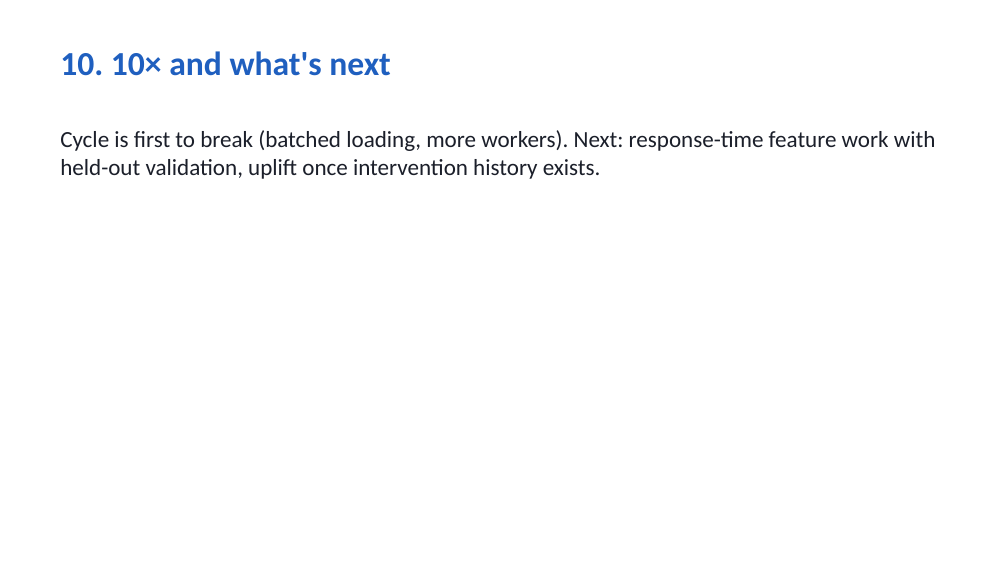
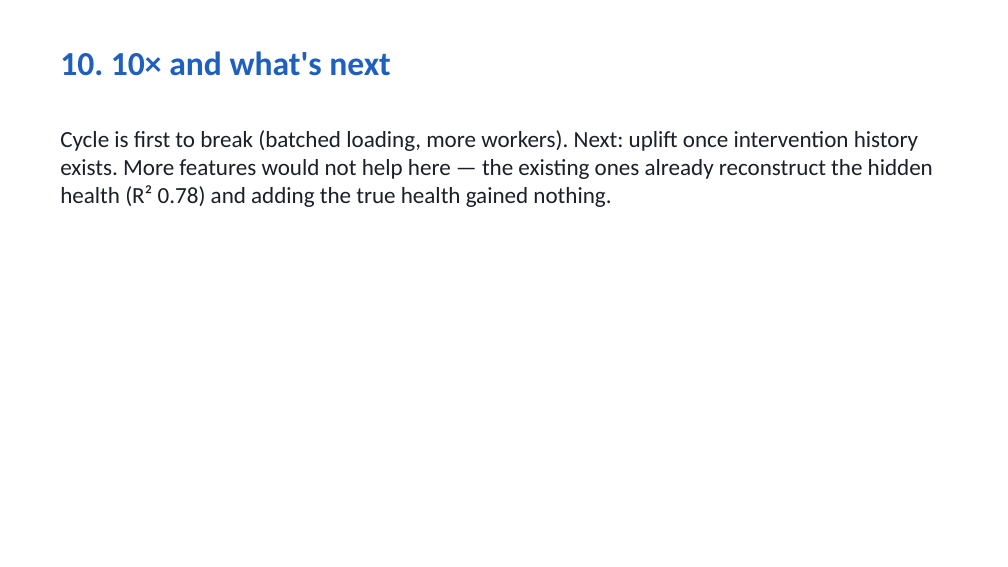
Before and after one commit to akhilpdas/fello-pulse, a slide deck: slide 11 of docs/Pulse_deck.pptx. Drawn at 1008x567 pixels with LibreOffice and Linux fonts; fonts in the diff are those of the drawing. Boxes give left, top, right and bottom in pixels: in the first picture for what was removed or moved away, otherwise in the second. Text is boxed around its words. In the diff, an @@ line names an element or a change of style, - is before the commit and + after.

```diff
--- a/docs/Pulse_deck.pptx
+++ b/docs/Pulse_deck.pptx
@@ text at <box>60,130,933,207</box>: text changed @@
-Cycle is first to break (batched loading, more workers). Next: response-time feature work with held-out validation, uplift once intervention history exists.
+Cycle is first to break (batched loading, more workers). Next: uplift once intervention history exists. More features would not help here — the existing ones already reconstruct the hidden health (R² 0.78) and adding the true health gained nothing.
```
Also in this commit, not shown: 3 other slides changed, 30 other files.
